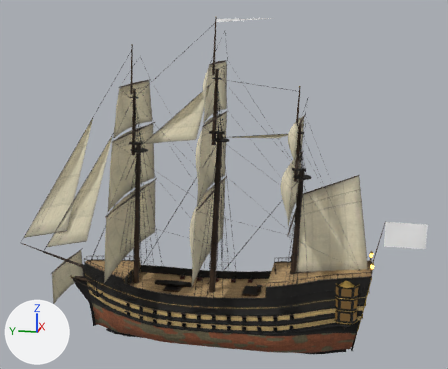
The glTF model assets/ships/frigate.gltf: old version first, new version second.
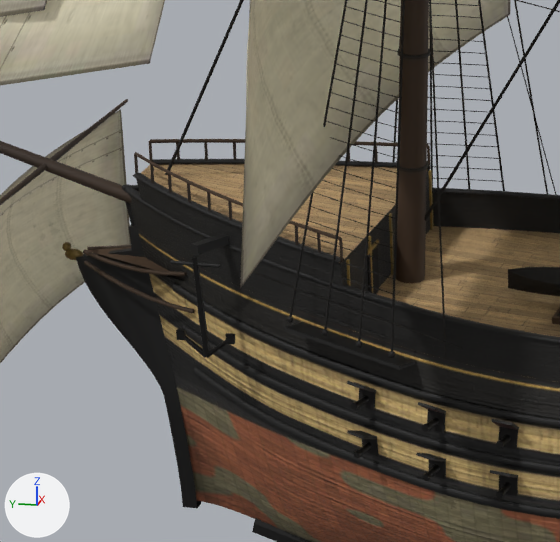
Each version appears first whole from a 50 mm lens placed at (-102.5, -21.8, 50.2), pointed at (0.8, -1.1, 24.4), and next in a close-up on the part from 13% to 37% of the width and 62% to 90% of the height. Arrows for +X, +Y and +Z are at lower left; the lights stay in place. The last two pictures show the newer version. Where no turn or scale is listed for an object, it has been applied to the vertices. Vertices at exactly the same position are counted once.

In view in the first close-up: 'Hull', 'Sail_0_0', 'Sail_jib_0', 'Sail_sprit' and 1 more.
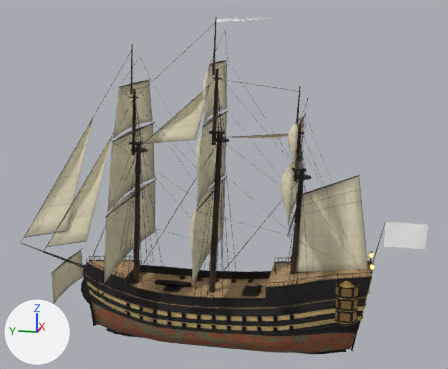
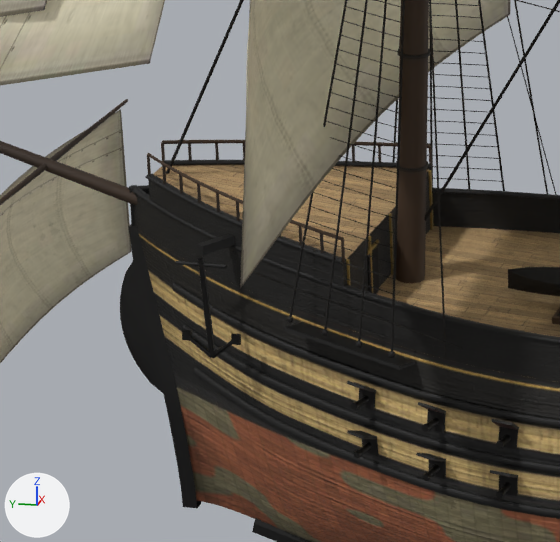
Edits to the bpy script that builds the scene:
```text
Change me_hull:
    used by ob_hull; location = (0.0, 0.0, 0.0)
    remove me_hull.from_pydata(...)  # 21105 vertices, 34688 faces; spans x -13.8..13.8, y -28.7..38.2, z -6.1..52.6
    add me_hull.from_pydata(...)  # 20875 vertices, 34288 faces; spans x -13.8..13.8, y -28.7..38.2, z -6.1..52.6
    me_hull part 1: the loose piece of 8 vertices spanning x -0.7..-0.6, y 25.1..25.2, z 8.5..9.3 is moved by (0.0, -0.5, 0.0)
    me_hull part 2: the loose piece of 8 vertices spanning x -1.2..-1.1, y 24.3..24.4, z 8.4..9.2 is moved by (0.0, -0.5, 0.0)
    me_hull part 3: the loose piece of 8 vertices spanning x -1.7..-1.6, y 23.4..23.5, z 8.2..9.1 is moved by (0.0, -0.4, 0.0)
    me_hull part 4: the loose piece of 8 vertices spanning x -2.1..-2.0, y 22.5..22.6, z 8.1..9.0 is moved by (0.0, -0.4, 0.0)
    me_hull part 5: the loose piece of 8 vertices spanning x -2.6..-2.5, y 21.6..21.7, z 8.0..8.9 is moved by (0.0, -0.3, 0.0)
    me_hull part 6: the loose piece of 8 vertices spanning x -3.0..-2.9, y 20.7..20.8, z 7.9..8.8 is moved by (0.0, -0.3, 0.0)
    me_hull part 7: the loose piece of 8 vertices spanning x 2.9..3.0, y 20.7..20.8, z 7.9..8.8 is moved by (-6.9, -2.9, -0.3)
    me_hull part 8: the loose piece of 8 vertices spanning x 0.6..0.7, y 25.1..25.2, z 8.5..9.3 is moved by (0.0, -0.5, 0.0)
    me_hull part 9: the loose piece of 8 vertices spanning x 1.6..1.7, y 23.4..23.5, z 8.2..9.1 is moved by (0.0, -0.4, 0.0)
    me_hull part 10: the loose piece of 8 vertices spanning x 2.0..2.1, y 22.5..22.6, z 8.1..9.0 is moved by (0.0, -0.4, 0.0)
    me_hull part 11: a new loose piece, a box spanning x 3.602..3.682, y 18.629..18.709, z 7.764..8.614, in mat_frigate_rail
    me_hull part 12: a new loose piece, a box spanning x 3.926..4.006, y 17.745..17.825, z 7.677..8.527, in mat_frigate_rail
    me_hull part 13: the loose piece of 22 vertices spanning x -4.3..-4.1, y 20.4..22.2, z 3.5..4.3 is moved by (0.0, -0.2, 0.0)
    me_hull part 14: 8 loose pieces with 230 vertices, spanning x -1.9..2.0, y 22.7..28.5, z 4.0..5.5, are deleted
    me_hull part 15: 376 vertices moved from x -4.6..4.7, y 16.1..27.9, z -0.2..8.5 to x -4.6..4.7, y 16.1..26.3, z 0.0..8.5; 383 vertices removed from x -4.7..4.7, y 16.1..26.1, z 3.5..9.4; 359 vertices added at x -4.7..4.7, y 16.0..25.8, z 3.5..9.4
    me_hull part 16: 559 kept faces spanning x -5.0..5.0, y 15.2..26.3, z 0.0..8.5 get new texture (UV) coordinates
    me_hull part 17: 5817 kept faces spanning x -13.3..13.3, y -28.7..38.2, z -6.1..52.6 get new vertex colours
    other edits to the shape of me_hull do not show in these pictures
```

Boxes [x1, y1, x2, y2] around the edits, measured in the close-ups (560 x 542 px; the box of a moved part takes in the faces that stretch with it):
part 1 of me_hull, moved or reshaped: before [134, 154, 138, 173]; after [147, 156, 151, 174]
part 2 of me_hull, moved or reshaped: before [150, 164, 154, 183]; after [162, 165, 166, 184]
part 3 of me_hull, moved or reshaped: before [168, 174, 172, 193]; after [179, 174, 183, 193]
part 4 of me_hull, moved or reshaped: before [187, 183, 191, 202]; after [197, 184, 201, 203]
part 5 of me_hull, moved or reshaped: before [207, 192, 211, 211]; after [216, 193, 220, 212]
part 6 of me_hull, moved or reshaped: before [228, 201, 232, 220]; after [236, 201, 240, 221]
part 7 of me_hull, moved or reshaped (not visible before): after [299, 226, 302, 245]
part 8 of me_hull, moved or reshaped: before [149, 141, 153, 161]; after [161, 142, 165, 162]
part 9 of me_hull, moved or reshaped: before [204, 142, 208, 160]; after [215, 143, 219, 161]
part 10 of me_hull, moved or reshaped: before [233, 142, 237, 160]; after [243, 142, 245, 161]
part 11 of me_hull, added: after [352, 144, 355, 162]
part 12 of me_hull, added: after [378, 145, 381, 163]
part 13 of me_hull, moved or reshaped: before [180, 335, 230, 358]; after [186, 335, 236, 359]
part 14 of me_hull, deleted (brown): before [62, 242, 195, 313]
part 15 of me_hull, moved or reshaped: before [122, 139, 430, 357]; after [128, 140, 433, 357]
part 16 of me_hull, surface changed: before [76, 159, 428, 395]; after [120, 160, 430, 393]
part 17 of me_hull, edited (looks the same): [0, 0, 560, 542] in both
